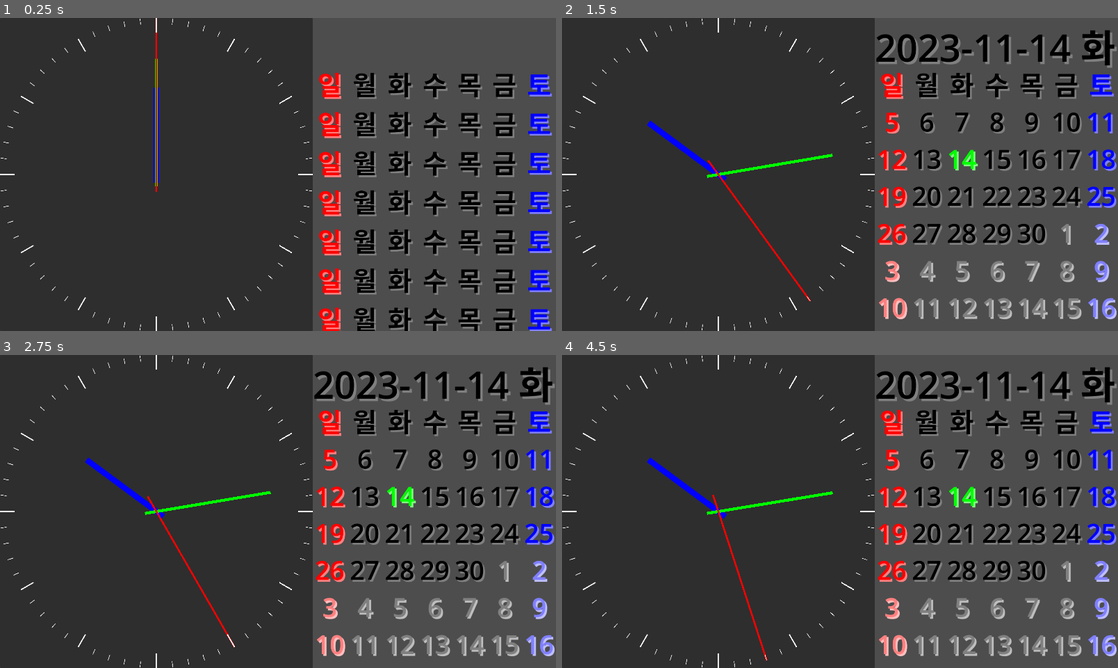
Above: before the commit, frames 1-4 (two rows, left to right).
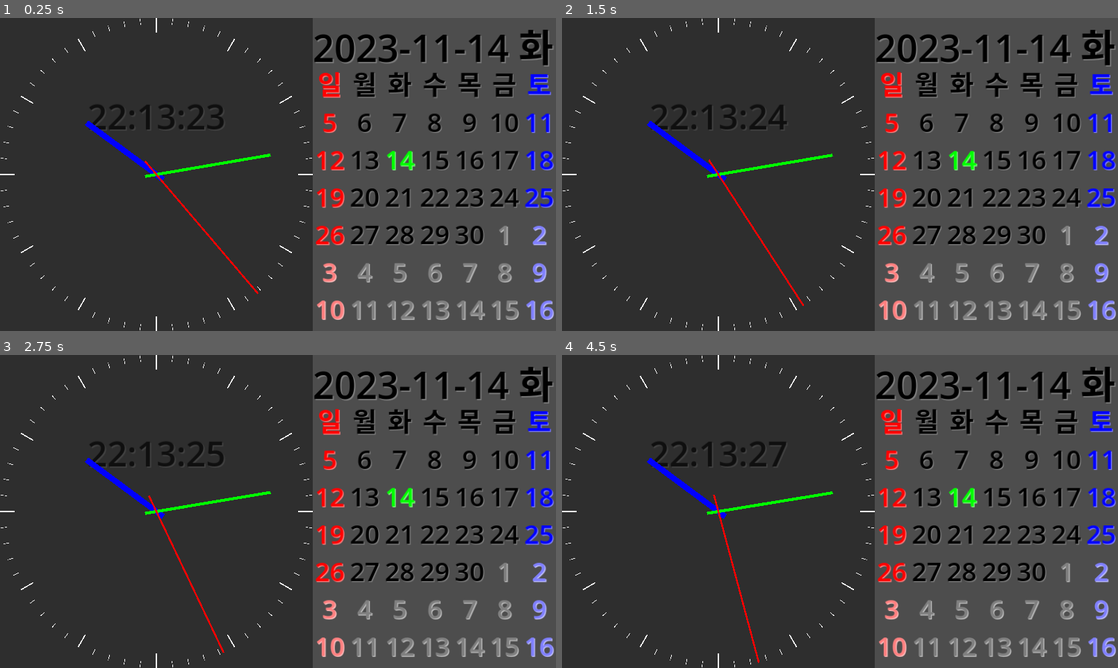
Above: after the commit, the same moments.

Repository: kasworld/gd4analogclockcal
Game: Godot game, scene res://main.tscn
Same seed, same stepped clock (60 frames per second), same inputs: the game is played once before the commit and once after it.
Inputs:
- Up to frame 1 (0.25 s): no input
- Up to frame 2 (1.5 s): no input
- Up to frame 3 (2.75 s): no input
- Up to frame 4 (4.5 s): no input

The runs differ from the first frame. In frame 1, 15% of the frame differs, in the area x 0-100%, y 0-100%; in frame 2, 6.4%; in frame 3, 6.4%; in frame 4, 6.4%.

Commit message:
second hand move smooth

Diff:
--- a/analog_clock.gd
+++ b/analog_clock.gd
@@ -18,31 +18,46 @@
 	cr.pivot_offset = Vector2(w/2,540)
 	return cr
 
+func setfontshadow(o, fontcolor,offset):
+	o.add_theme_color_override("font_color", fontcolor )
+	o.add_theme_color_override("font_shadow_color", fontcolor.lightened(0.5) )
+	o.add_theme_constant_override("shadow_offset_x",offset)
+	o.add_theme_constant_override("shadow_offset_y",offset)
+
 # Called when the node enters the scene tree for the first time.
 func _ready() -> void:
+	setfontshadow($LabelTime, Color.BLACK, 4)
+
 	for i in range(0,12):
-		var cr = new_hour_clock_face(hour2degree(i))
+		var cr = new_hour_clock_face(hour2rad(i))
 		$Panel.add_child(cr)
 
 	for i in range(0,60):
-		var cr = new_minute_clock_face(minute2degree(i))
+		var cr = new_minute_clock_face(minute2rad(i))
 		$Panel.add_child(cr)
+
 
 # Called every frame. 'delta' is the elapsed time since the previous frame.
 func _process(delta: float) -> void:
-	pass
+	update_clock()
 
-func _on_timer_timeout() -> void:
+func update_clock():
+	var ms = Time.get_unix_time_from_system()
+	ms = ms - int(ms)
 	var timeNowDict = Time.get_datetime_dict_from_system()
-	$Panel/SecondHand.rotation = second2degree(timeNowDict["second"])
-	$Panel/MinuteHand.rotation = minute2degree(timeNowDict["minute"]) + second2degree(timeNowDict["second"]) / 60
-	$Panel/HourHand.rotation = hour2degree(timeNowDict["hour"]) + minute2degree(timeNowDict["minute"]) /12
+	$LabelTime.text = "%02d:%02d:%02d" % [timeNowDict["hour"] , timeNowDict["minute"] ,timeNowDict["second"]  ]
+	$Panel/SecondHand.rotation = second2rad(timeNowDict["second"]) + ms2rad(ms)
+	$Panel/MinuteHand.rotation = minute2rad(timeNowDict["minute"]) + second2rad(timeNowDict["second"]) / 60
+	$Panel/HourHand.rotation = hour2rad(timeNowDict["hour"]) + minute2rad(timeNowDict["minute"]) /12
 
-func second2degree(sec)->float:
+func ms2rad(ms)->float:
+	return 2.0*PI/60*ms
+
+func second2rad(sec)->float:
 	return 2.0*PI/60.0*sec
 
-func minute2degree(min)->float:
+func minute2rad(min)->float:
 	return 2.0*PI/60.0*min
 
-func hour2degree(hour)->float:
+func hour2rad(hour)->float:
 	return 2.0*PI/12.0*hour
--- a/analog_clock.tscn
+++ b/analog_clock.tscn
@@ -1,12 +1,30 @@
-[gd_scene load_steps=2 format=3 uid="uid://66uu15vflcpu"]
+[gd_scene load_steps=3 format=3 uid="uid://66uu15vflcpu"]
 
 [ext_resource type="Script" path="res://analog_clock.gd" id="1_a26px"]
+
+[sub_resource type="Theme" id="Theme_qjoby"]
+default_font_size = 120
 
 [node name="AnalogClock" type="Node2D"]
 script = ExtResource("1_a26px")
 
-[node name="Timer" type="Timer" parent="."]
-autostart = true
+[node name="LabelTime" type="Label" parent="."]
+anchors_preset = 8
+anchor_left = 0.5
+anchor_top = 0.5
+anchor_right = 0.5
+anchor_bottom = 0.5
+offset_left = 540.0
+offset_top = 270.0
+offset_right = 541.0
+offset_bottom = 407.0
+grow_horizontal = 2
+grow_vertical = 2
+size_flags_horizontal = 3
+size_flags_vertical = 6
+theme = SubResource("Theme_qjoby")
+horizontal_alignment = 1
+vertical_alignment = 1
 
 [node name="Panel" type="Panel" parent="."]
 offset_right = 1080.0
@@ -39,5 +57,3 @@
 offset_bottom = 600.0
 pivot_offset = Vector2(3, 540)
 color = Color(1, 0, 0, 1)
-
-[connection signal="timeout" from="Timer" to="." method="_on_timer_timeout"]
--- a/calendar.gd
+++ b/calendar.gd
@@ -3,6 +3,7 @@
 # Called when the node enters the scene tree for the first time.
 func _ready() -> void:
 	init_calendar_labels()
+	updateCalendar()
 
 # Called every frame. 'delta' is the elapsed time since the previous frame.
 func _process(delta: float) -> void:
@@ -36,7 +37,7 @@
 			lb.size_flags_horizontal = Control.SIZE_EXPAND_FILL
 			lb.horizontal_alignment = HorizontalAlignment.HORIZONTAL_ALIGNMENT_CENTER
 			lb.vertical_alignment = VerticalAlignment.VERTICAL_ALIGNMENT_CENTER
-			setfontshadow(lb, weekdayColorList[j], 6)
+			setfontshadow(lb, weekdayColorList[j], 3)
 			$GridCalendar.add_child(lb)
 			ln.append(lb)
 		calendar_labels.append(ln)
--- a/date_label.gd
+++ b/date_label.gd
@@ -9,7 +9,8 @@
 
 # Called when the node enters the scene tree for the first time.
 func _ready() -> void:
-	setfontshadow($LabelDate, Color.BLACK, 8)
+	setfontshadow($LabelDate, Color.BLACK, 4)
+	_on_timer_timeout()
 
 # Called every frame. 'delta' is the elapsed time since the previous frame.
 func _process(delta: float) -> void:
--- a/project.godot
+++ b/project.godot
@@ -19,5 +19,8 @@
 
 window/size/viewport_width=1920
 window/size/viewport_height=1080
-window/stretch/mode="viewport"
-window/stretch/aspect="ignore"
+window/stretch/mode="canvas_items"
+
+[rendering]
+
+textures/vram_compression/import_etc2_astc=true
Not shown, added: export_presets.cfg
Not shown, changed: .gitignore
